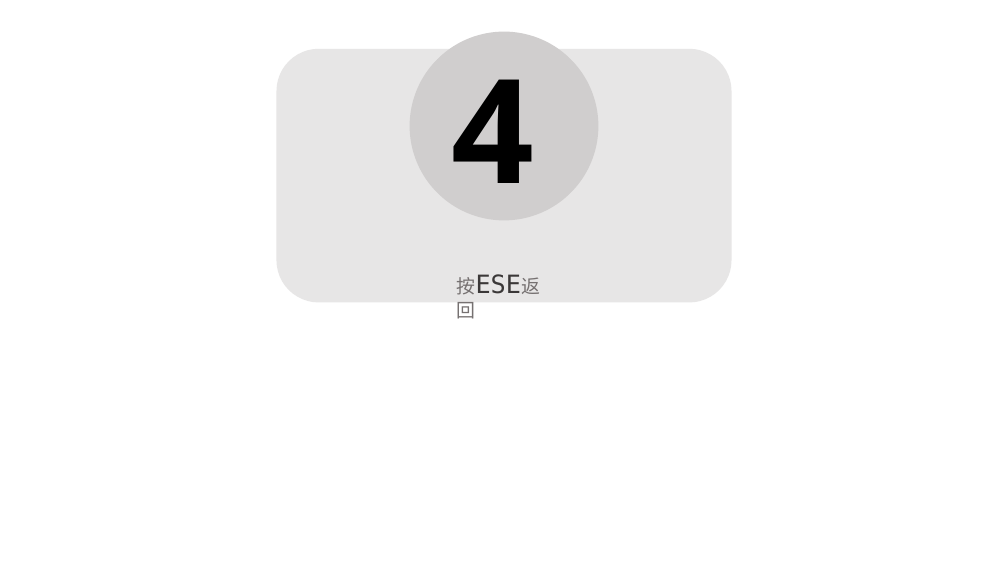
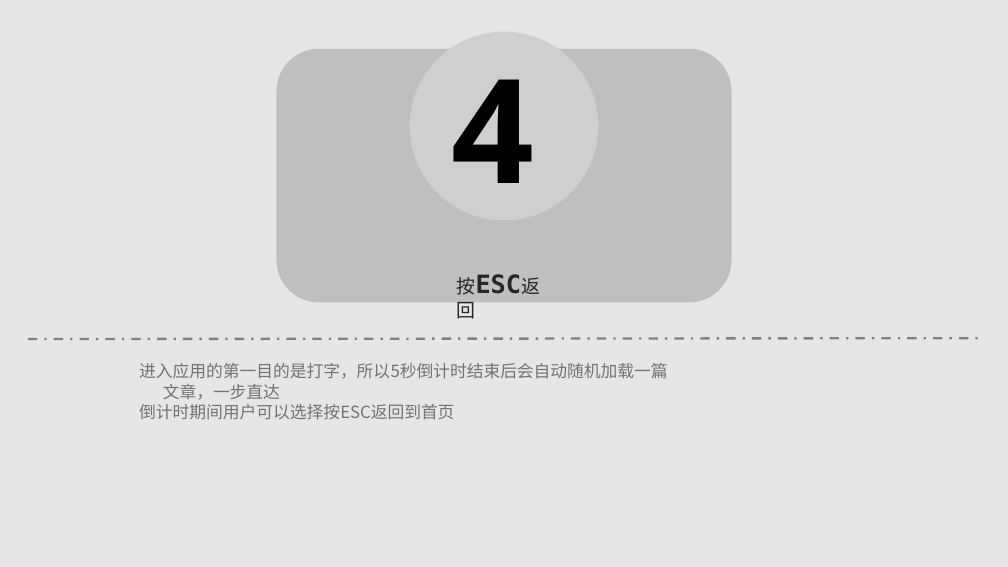
Before and after one commit to GitNealian/typen, a slide deck: slide 1 of about typen design.pptx. Drawn at 1008x567 pixels with LibreOffice and Linux fonts; fonts in the diff are those of the drawing. Boxes give left, top, right and bottom in pixels: in the first picture for what was removed or moved away, otherwise in the second. Text is boxed around its words. In the diff, an @@ line names an element or a change of style, - is before the commit and + after.

```diff
--- a/about typen design.pptx
+++ b/about typen design.pptx
@@ background #FFFFFF to #E7E6E6 @@
@@ rounded rectangle at (277,49,732,303): fill #E7E6E6 to #BFBFBF @@
@@ text at (457,277,476,295): text changed; text colour #767171 to #262626 @@
-按ESE返回
+按ESC返回
@@ line added from (28, 339) to (981, 338), #808080 2.25 pt dashed @@
@@ text added at (139,363,667,420), 16 pt, text #767171 @@
+进入应用的第一目的是打字，所以5秒倒计时结束后会自动随机加载一篇文章，一步直达
+倒计时期间用户可以选择按ESC返回到首页
```
Also in this commit, not shown: 2 other slides changed, 3 slides added, 1 other file.
